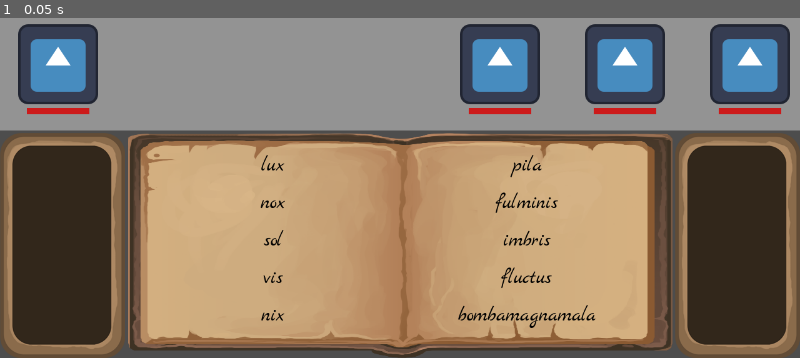
Above: before the commit, frame 1.
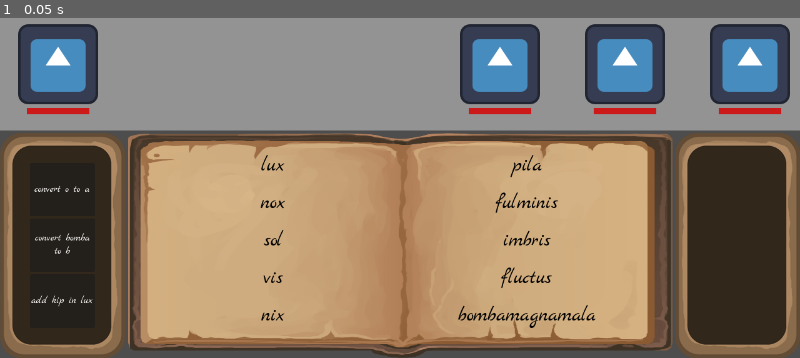
Above: after the commit, the same moment.

Repository: Jelleas/brackeys_2026
Game: Godot game, scene res://main.tscn
The game is run twice, just before and just after one commit, with the same random seed, the same clock (stepped at 60 frames per second) and the same inputs. The engine's default icon, where the game draws it, is replaced by a stand-in: a white triangle on a blue panel in a dark square.
Inputs:
- Up to frame 1 (0.05 s): no input

The runs differ from the first frame. In frame 1, 0.2% of the frame differs, in the area x 3-12%, y 49-85%.

Commit message:
upgrades?

Diff:
--- a/main.tscn
+++ b/main.tscn
@@ -3,6 +3,7 @@
 [ext_resource type="Script" uid="uid://ce6ewewdgiggs" path="res://input_manager.gd" id="1_ig7tw"]
 [ext_resource type="PackedScene" uid="uid://cntit6eogsbl" path="res://spells/spell_ui.tscn" id="2_0xm2m"]
 [ext_resource type="StyleBox" uid="uid://dpgngm686o4jj" path="res://assets/panel_box.tres" id="2_272bh"]
+[ext_resource type="PackedScene" uid="uid://bmpoe56yrob1n" path="res://upgrades/upgrader.tscn" id="3_lquwl"]
 [ext_resource type="PackedScene" uid="uid://haef5f5px368" path="res://combat/combat_area.tscn" id="4_1bvp3"]
 
 [node name="Node2D" type="Node2D" unique_id=2083027082]
@@ -35,10 +36,8 @@
 layout_mode = 2
 size_flags_horizontal = 3
 
-[node name="PlayerStats" type="PanelContainer" parent="CanvasLayer/VBoxContainer/HBoxContainer" unique_id=1996252300]
-custom_minimum_size = Vector2(200, 0)
+[node name="Upgrader" parent="CanvasLayer/VBoxContainer/HBoxContainer" unique_id=515707499 instance=ExtResource("3_lquwl")]
 layout_mode = 2
-theme_override_styles/panel = ExtResource("2_272bh")
 
 [node name="SpellUI" parent="CanvasLayer/VBoxContainer/HBoxContainer" unique_id=1753910030 instance=ExtResource("2_0xm2m")]
 custom_minimum_size = Vector2(0, 360)
--- /dev/null
+++ b/upgrades/upgrade_item.gd
@@ -0,0 +1,7 @@
+extends PanelContainer
+
+var upgrade: Upgrader.Upgrade
+
+func instantiate(_upgrade: Upgrader.Upgrade):
+	upgrade = _upgrade
+	$RichTextLabel.text = upgrade.activation
--- /dev/null
+++ b/upgrades/upgrade_item.tscn
@@ -0,0 +1,17 @@
+[gd_scene format=3 uid="uid://bjbpejxvv7kde"]
+
+[ext_resource type="Script" uid="uid://bfgmvjhrvxicg" path="res://upgrades/upgrade_item.gd" id="1_byfnc"]
+
+[node name="UpgradeItem" type="PanelContainer" unique_id=1674647632]
+offset_right = 247.0
+offset_bottom = 21.0
+size_flags_horizontal = 3
+size_flags_vertical = 3
+script = ExtResource("1_byfnc")
+
+[node name="RichTextLabel" type="RichTextLabel" parent="." unique_id=1686662884]
+layout_mode = 2
+text = "o becomes a"
+fit_content = true
+horizontal_alignment = 1
+vertical_alignment = 1
--- /dev/null
+++ b/upgrades/upgrader.gd
@@ -0,0 +1,54 @@
+extends PanelContainer
+
+class_name Upgrader
+
+var _upgrades: Array[Upgrade] = [
+	Convert.new("o", "a"),
+	Convert.new("bomba", "b"),
+	Add.new("kip", [SpellConfigs.get_prefixes()[0]])
+]
+
+func _ready():
+	var scene = preload("res://upgrades/upgrade_item.tscn")
+
+	for upgrade in _upgrades.slice(0, 3):
+		var upgrade_item = scene.instantiate()
+		upgrade_item.instantiate(upgrade)
+		$VBoxContainer.add_child(upgrade_item)
+
+class Upgrade:
+	var activation: String
+	var targets: Array[SpellConfigs.Prefix]
+
+	func apply(text: String) -> String:
+		assert(false)
+		return ""
+
+class Convert extends Upgrade:
+	var from: String
+	var to: String
+
+	func _init(_from: String, _to: String, _targets: Array[SpellConfigs.Prefix] = []):
+		from = _from
+		to = _to
+		activation = "convert " + from + " to " + to
+		if targets:
+			for t in targets:
+				activation += " in " + t.name
+
+	func apply(text: String) -> String:
+		return text.replace(from, to)
+
+class Add extends Upgrade:
+	var addition: String
+
+	func _init(_addition: String, _targets: Array[SpellConfigs.Prefix] = []):
+		addition = _addition
+		targets = _targets
+		activation = "add " + addition
+		if targets:
+			for t in targets:
+				activation += " in " + t.name
+
+	func apply(text: String) -> String:
+		return text + addition
--- /dev/null
+++ b/upgrades/upgrader.tscn
@@ -0,0 +1,12 @@
+[gd_scene format=3 uid="uid://bmpoe56yrob1n"]
+
+[ext_resource type="StyleBox" uid="uid://dpgngm686o4jj" path="res://assets/panel_box.tres" id="1_ogrmr"]
+[ext_resource type="Script" uid="uid://blubkt6j8yf8p" path="res://upgrades/upgrader.gd" id="2_n35i2"]
+
+[node name="Upgrader" type="PanelContainer" unique_id=515707499]
+custom_minimum_size = Vector2(200, 0)
+theme_override_styles/panel = ExtResource("1_ogrmr")
+script = ExtResource("2_n35i2")
+
+[node name="VBoxContainer" type="VBoxContainer" parent="." unique_id=433271482]
+layout_mode = 2
Not shown, added: upgrades/upgrade_item.gd.uid
Not shown, added: upgrades/upgrader.gd.uid
